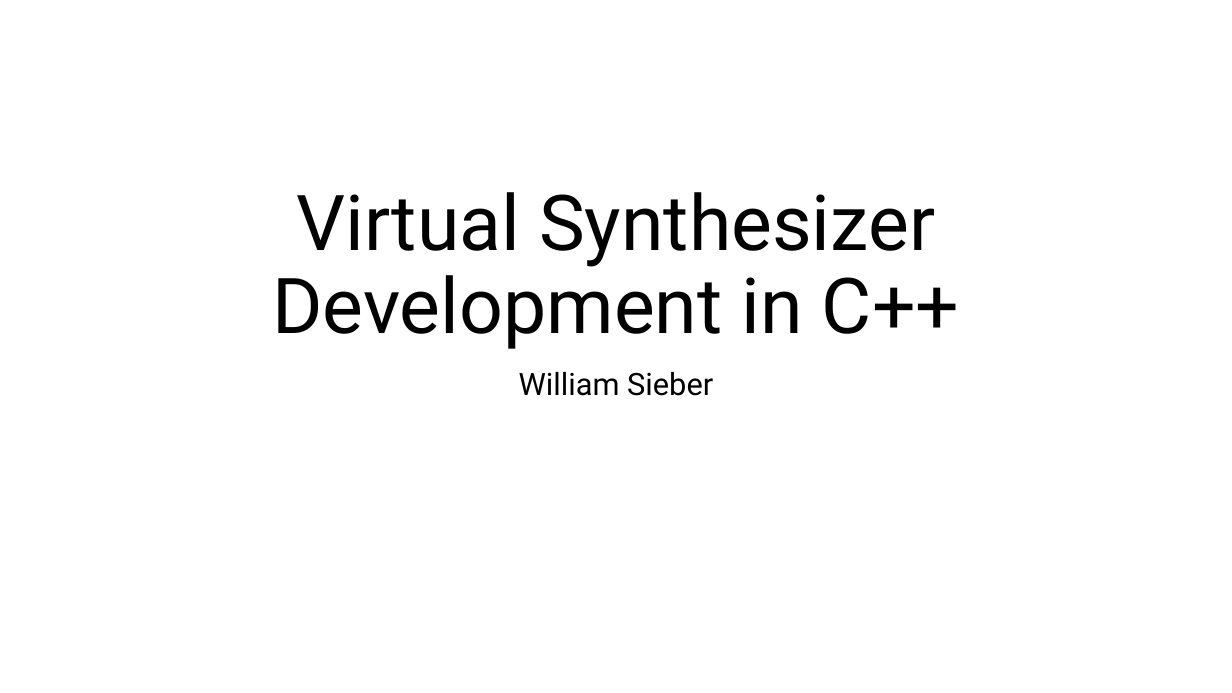
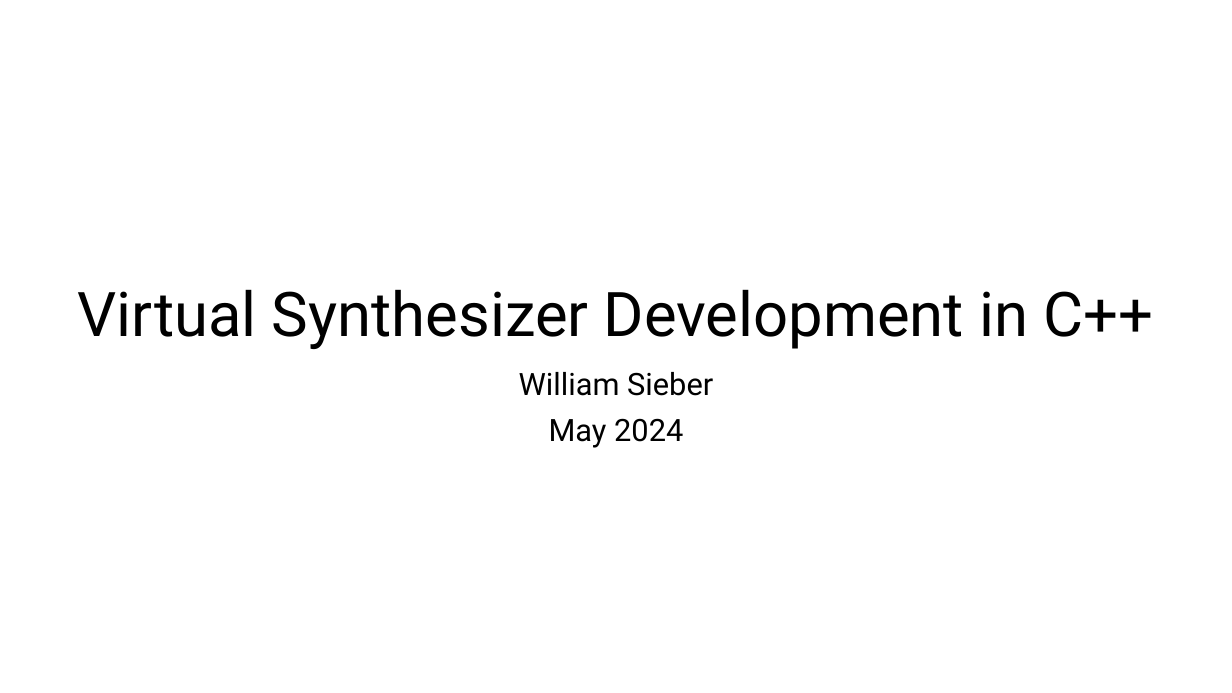
Before and after one commit to ShotgunApe/VST-Synth, a slide deck: slide 1 of docs/juniorIS-new.pptx. Drawn at 1232x693 pixels with LibreOffice and Linux fonts; fonts in the diff are those of the drawing. Boxes give left, top, right and bottom in pixels: in the first picture for what was removed or moved away, otherwise in the second. Text is boxed around its words. In the diff, an @@ line names an element or a change of style, - is before the commit and + after.

```diff
--- a/docs/juniorIS-new.pptx
+++ b/docs/juniorIS-new.pptx
@@ title "Virtual Synthesizer Development in C++": place and size @@
-title "Virtual Synthesizer Development in C++" at [272, 192, 959, 349]
+title "Virtual Synthesizer Development in C++" at [78, 289, 1153, 349]
@@ title "Virtual Synthesizer Development in C++" at [78, 289, 1153, 349]: size 60 to 48 pt @@
@@ subtitle at [549, 418, 683, 448]: paragraph added @@
+May 2024
```
Also in this commit, not shown: 7 other slides changed, 3 slides removed, 1 other file.
